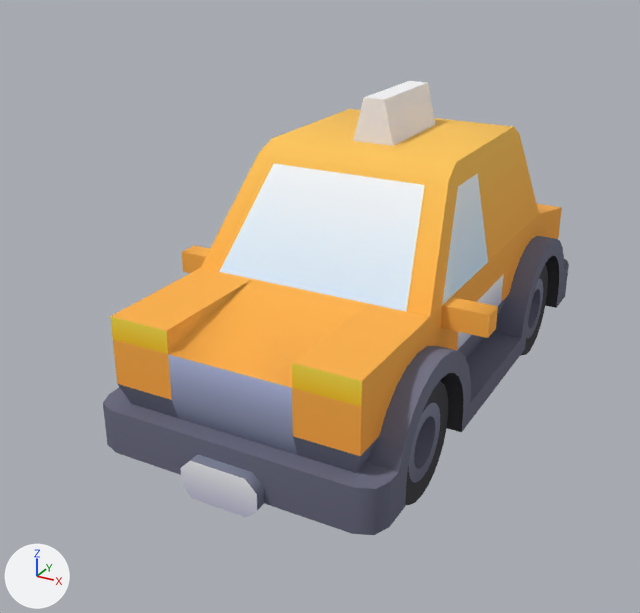
The glTF model public/assets/village/car-taxi.glb as it was, and as the next commit left it.
The view is the same before and after, from a camera (50 mm lens) standing at (1.7, -3.64, 2.23) and looking at (-0.17, -0.24, 0.53). Arrows for +X, +Y and +Z are at lower left; the lights stay in place. The picture after the commit comes second. Where no turn or scale is listed for an object, it has been applied to the vertices. Vertices at exactly the same position are counted once.

In view in the first picture: 'body', 'wheel-back-left', 'wheel-front-left'.
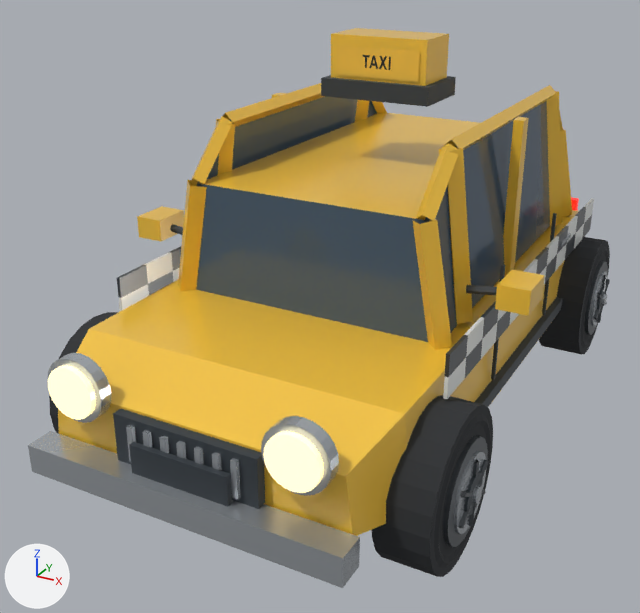
Changed parts and their boxes [x1, y1, x2, y2] in the pictures (640 x 613 px; the box of a moved part takes in the faces that stretch with it):
'body-detail', added
    after: [28, 28, 594, 588]
    faces in mat_car_paint_yellow (yellow #fac83c): [58, 28, 579, 536]
    faces in mat_car_glass (dark blue #4d6176): [196, 96, 550, 342]
    faces in mat_car_metal (light grey #c4cad0): [28, 233, 571, 588]
    faces in mat_car_trim (dark grey #353c42): [113, 75, 563, 509]
    faces in mat_car_headlight (beige #fff5d3, glowing beige #ffeaad): [48, 365, 324, 493]
'body', no longer drawn
    before: [103, 81, 569, 535]
'wheel-front-right', moved, rescaled (not visible before)
    after: [372, 395, 493, 577]
'wheel-back-right', moved, rescaled (not visible before)
    after: [539, 237, 610, 355]
'wheel-front-left', reshaped, moved, rescaled (mostly hidden afterwards)
    before: [405, 381, 448, 505]
    after: [49, 312, 118, 433]
'wheel-back-left', moved, rescaled (not visible afterwards)
    before: [520, 264, 548, 356]
part 1 of me_wheel_front_left, added (mostly hidden)
    after: [49, 312, 118, 433]
part 2 of me_wheel_front_left, deleted
    before: [414, 289, 540, 469]
part 3 of me_wheel_front_left, deleted
    before: [409, 279, 543, 483]
part 4 of me_wheel_front_left, moved or reshaped (not visible afterwards)
    before: [405, 264, 548, 505]

Diff of the bpy script that builds the scene:
```diff
--- a/public/assets/village/car-taxi.glb.py
+++ b/public/assets/village/car-taxi.glb.py
@@ me_wheel_front_left @@
 # used by ob_wheel_front_left; location = (0.45, -0.76, 0.3); scale = (0.3, 0.3, 0.3)
-me_wheel_front_left.from_pydata(...)  # 216 vertices, 332 faces; spans x -0.5..0.5, y -1.0..1.0, z -1.0..1.0
-me_wheel_front_left.materials.append(mat_colormap)
+me_wheel_front_left.from_pydata(...)  # 454 vertices, 828 faces; spans x -0.44..0.44, y -1.0..1.0, z -1.0..1.0
+# me_wheel_front_left part 1: a new loose piece, a 24-sided cylinder along x spanning x -0.25..0.44, y -1.0..1.0, z -1.0..1.0, in mat_car_rubber (dark grey #2c2f32)
+# me_wheel_front_left part 2: the loose piece of 48 vertices spanning x 0.17..0.5, y -0.37..0.37, z -0.37..0.37 is deleted
+# me_wheel_front_left part 3: the loose piece of 48 vertices spanning x 0.5, y -0.55..0.55, z -0.55..0.55 is deleted
+# me_wheel_front_left part 4: 120 vertices removed from x -0.5..0.5, y -1.0..1.0, z -1.0..1.0; 60 vertices added at x -0.4..-0.33, y -0.39..0.39, z -0.43..0.43
+# other edits to the shape of me_wheel_front_left do not show in these pictures
+me_wheel_front_left.materials.append(mat_car_rubber)  # dark grey #2c2f32
+me_wheel_front_left.materials.append(mat_car_dark_metal)  # dark grey #4d5257
+me_wheel_front_left.materials.append(mat_car_metal)  # light grey #c4cad0
+me_wheel_front_left.materials.append(mat_car_trim)  # dark grey #353c42
@@ ob_body @@
-ob_body = bpy.data.objects.new('body', me_body)
-ob_body.location = (0.0, 0.025, 0.825)
-ob_body.scale = (1.38, 1.38, 1.38)
+ob_body = bpy.data.objects.new('body', None)
+ob_body.location = (0.0, 0.0, 0.0)
@@ ob_wheel_front_right @@
 ob_wheel_front_right = bpy.data.objects.new('wheel-front-right', me_wheel_front_right)
-ob_wheel_front_right.location = (-0.45, -0.76, 0.3)
-ob_wheel_front_right.scale = (0.3, 0.3, 0.3)
+ob_wheel_front_right.parent = ob_body
+ob_wheel_front_right.location = (0.779, -1.02, 0.32)
+ob_wheel_front_right.scale = (0.32, 0.32, 0.32)
@@ ob_wheel_front_left @@
 ob_wheel_front_left = bpy.data.objects.new('wheel-front-left', me_wheel_front_left)
-ob_wheel_front_left.location = (0.45, -0.76, 0.3)
-ob_wheel_front_left.scale = (0.3, 0.3, 0.3)
+ob_wheel_front_left.parent = ob_body
+ob_wheel_front_left.location = (-0.779, -1.02, 0.32)
+ob_wheel_front_left.scale = (0.32, 0.32, 0.32)
@@ ob_wheel_back_left @@
 ob_wheel_back_left = bpy.data.objects.new('wheel-back-left', me_wheel_front_left)
+ob_wheel_back_left.parent = ob_body
 ob_wheel_back_left.location = (0.45, 0.76, 0.3)
@@ ob_wheel_back_right @@
 ob_wheel_back_right = bpy.data.objects.new('wheel-back-right', me_wheel_front_right)
-ob_wheel_back_right.location = (-0.45, 0.76, 0.3)
-ob_wheel_back_right.scale = (0.3, 0.3, 0.3)
+ob_wheel_back_right.parent = ob_body
+ob_wheel_back_right.location = (0.779, 1.02, 0.32)
+ob_wheel_back_right.scale = (0.32, 0.32, 0.32)
@@ ob_body_detail @@
+ob_body_detail = bpy.data.objects.new('body-detail', me_body_detail)  # 810 vertices, 1448 faces; spans x -0.93..0.93, y -1.66..1.66, z -0.78..0.78; in mat_car_paint_yellow (yellow #fac83c), mat_car_glass (dark blue #4d6176), mat_car_trim (dark grey #353c42), mat_car_metal (light grey #c4cad0), mat_car_headlight (beige #fff5d3, glowing beige #ffeaad), mat_car_taillight (red #d3241d, glowing red #e71910), mat_car_dark_metal (dark grey #4d5257), mat_car_paint (yellow #fac83c), mat_label_taxi (picture img_image_0), mat_car_paint_black (dark blue #2c353c), mat_car_paint_white (white #f1f3f1)
+ob_body_detail.location = (0.0, 0.03, 0.983)
```
